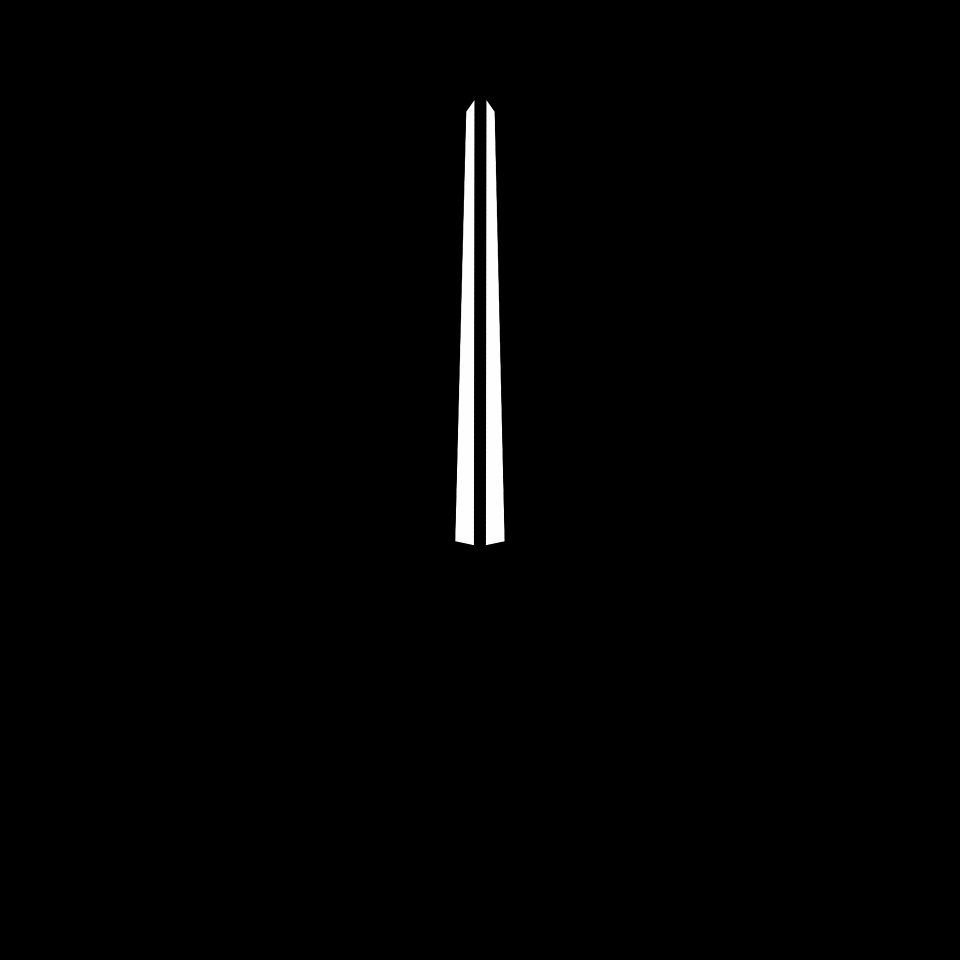
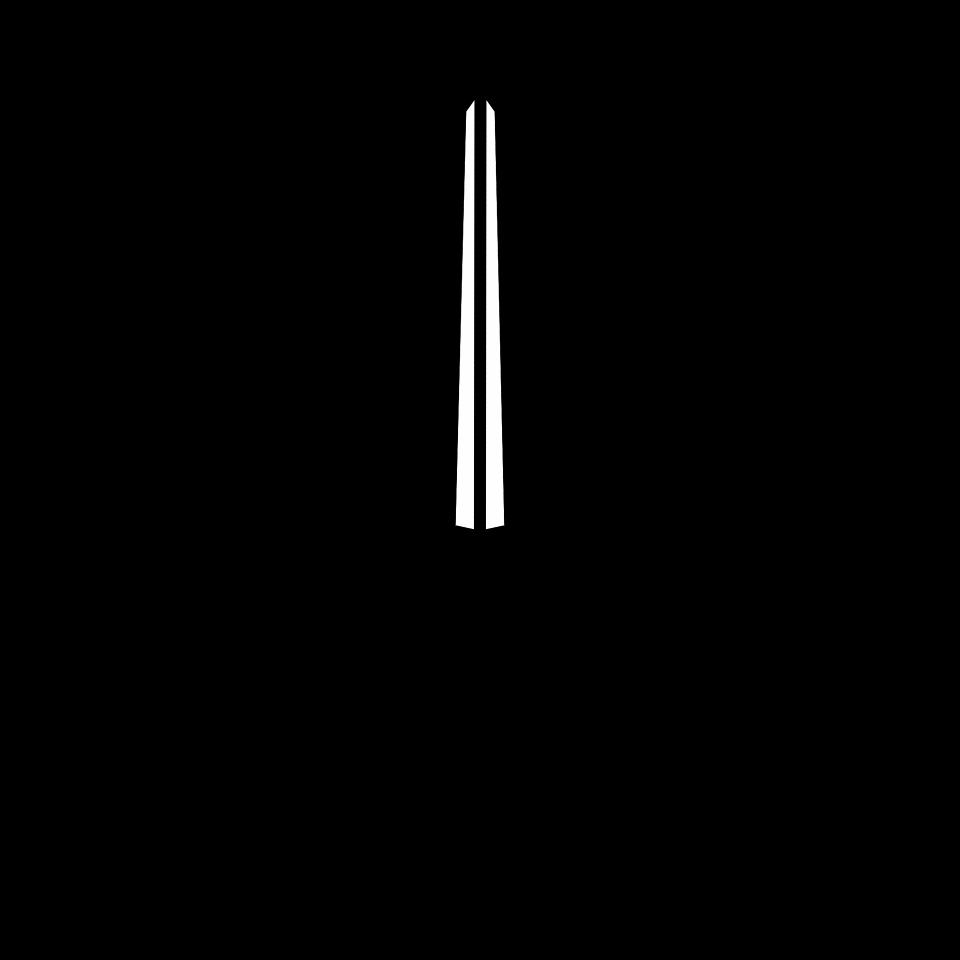
Layered file, before and after one edit (960x960). Changes by layer:
painted on "elp_minute_sides.png" over [455, 525, 505, 546]
